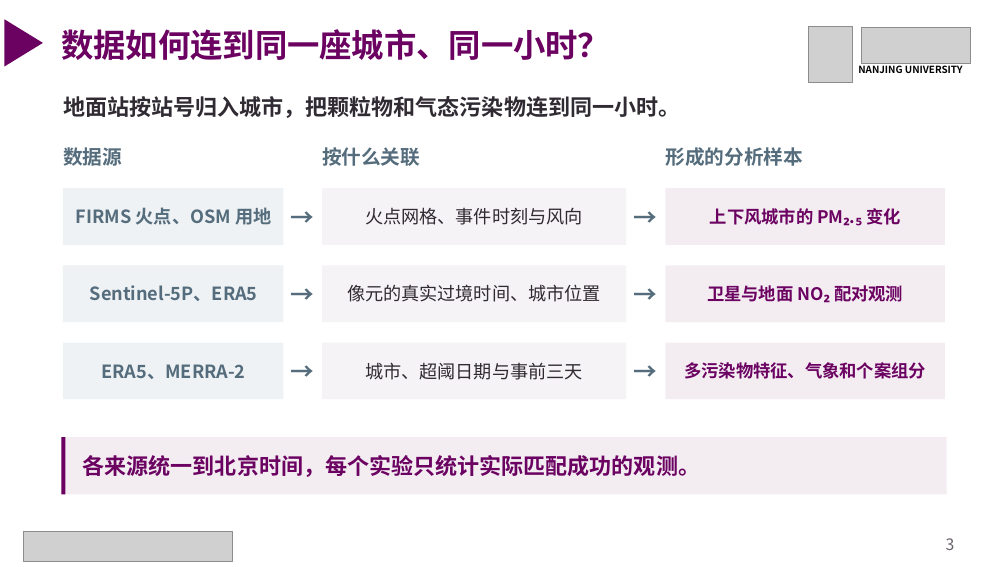
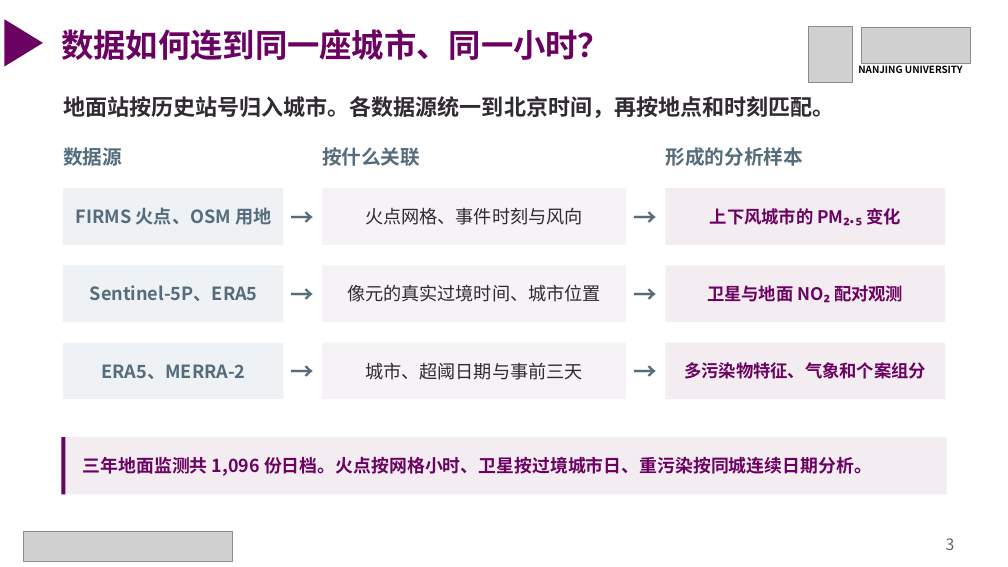
Before and after one commit to gxm-nju/china-air-pollution, a slide deck: slide 3 of docs/课堂展示.pptx. Drawn at 1008x567 pixels with LibreOffice and Linux fonts; fonts in the diff are those of the drawing; grey boxes stand for pictures. Boxes give left, top, right and bottom in pixels: in the first picture for what was removed or moved away, otherwise in the second. Text is boxed around its words. In the diff, an @@ line names an element or a change of style, - is before the commit and + after.

Commit message:
按修订版报告统一课堂展示研究问题、核验说明与发布材料

```diff
--- a/docs/课堂展示.pptx
+++ b/docs/课堂展示.pptx
@@ text at (63, 96, 835, 118): text changed @@
-地面站按站号归入城市，把颗粒物和气态污染物连到同一小时。
+地面站按历史站号归入城市。各数据源统一到北京时间，再按地点和时刻匹配。
@@ text at (83, 456, 872, 476): text changed; size 21 to 17 pt @@
-各来源统一到北京时间，每个实验只统计实际匹配成功的观测。
+三年地面监测共 1,096 份日档。火点按网格小时、卫星按过境城市日、重污染按同城连续日期分析。
```
Also in this commit, not shown: 11 other slides changed, 9 other files.
